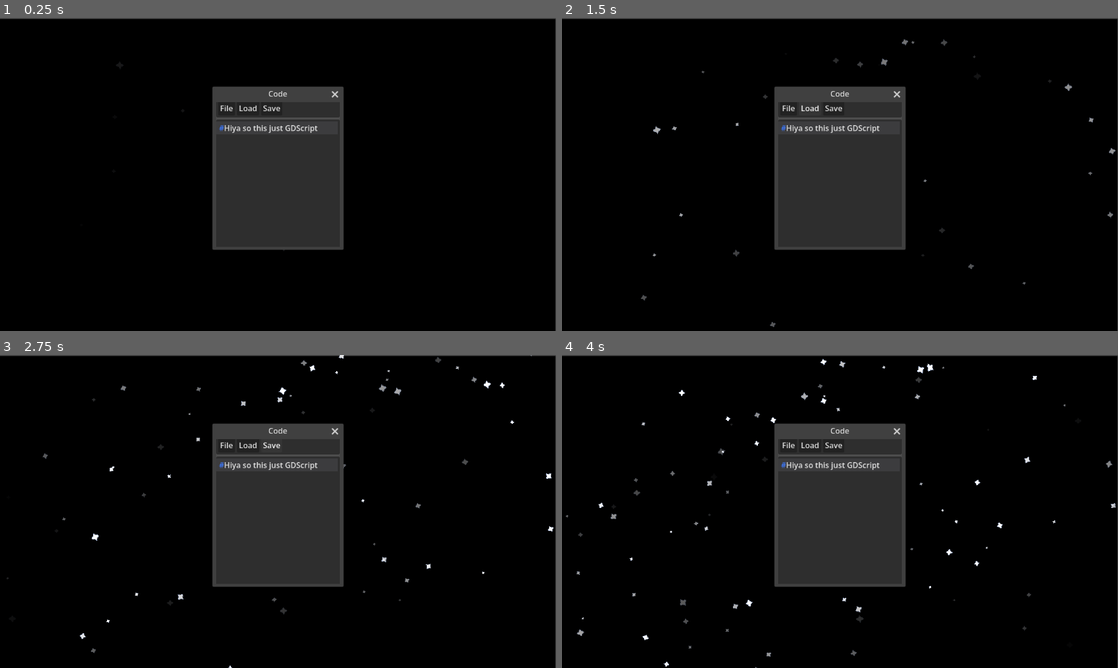
Above: before the commit, frames 1-4 (two rows, left to right).
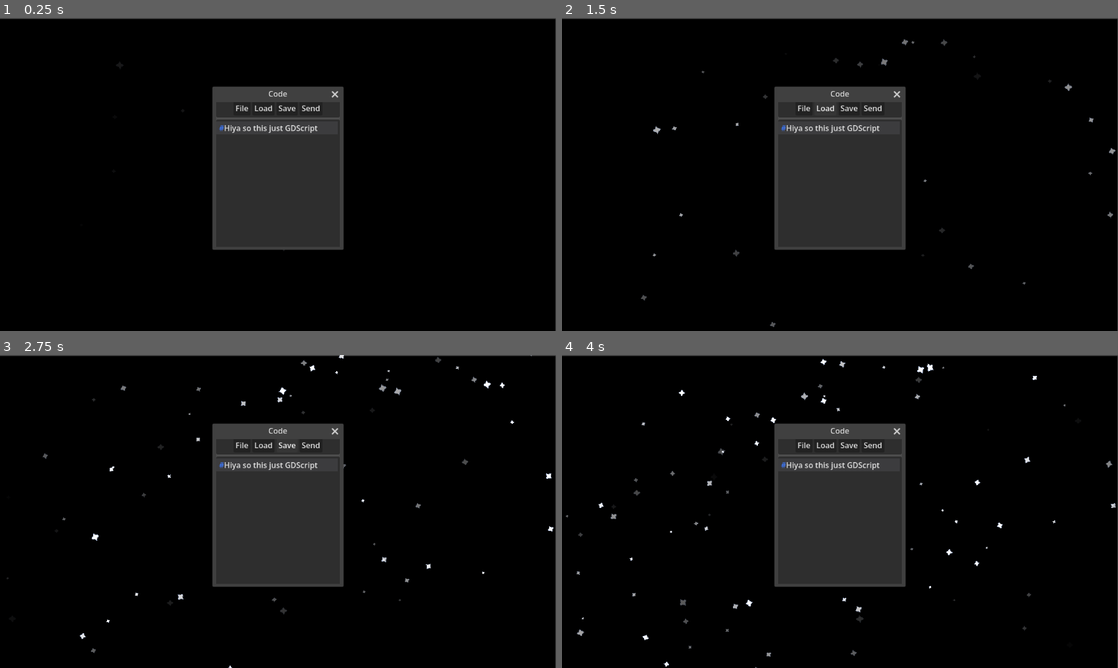
Above: after the commit, the same moments.

Repository: Yaszu-Mage/Voidbound
Game: Godot game, scene res://scenes/ui.tscn
Two runs of this game, one before a commit and one after it. Both use one fixed random seed, a clock stepped at 60 frames per second and the inputs below. The project has no main scene, so this scene is started directly.
Inputs (mouse positions are in pixels of both pictures, inside the frame that each line leads up to):
- Up to frame 1 (0.25 s): no input
- Up to frame 2 (1.5 s): click "File" at 0.5 s; click "Load" at 1.25 s
- Up to frame 3 (2.75 s): click "Save" at 2 s
- Up to frame 4 (4 s): click (873, 445) at 2.75 s, where only the run after the commit has a clickable "Send"; tap Enter (ui_accept) at 3.5, 3.77 s; move the mouse to (962, 495) at 3.52 s; hold D (right) from 3.53 s (still down); tap Alt at 3.6 s; click (962, 495) at 3.67 s

The runs differ from the first frame. In frame 1, 0.2% of the frame differs, in the area x 39-58%, y 27-30%; in frame 2, 0.2%; in frame 3, 0.2%; in frame 4, 0.2%.

Commit message:
Continued code sandboxing + Started to fix up UI for code sending

Diff:
--- a/client/godotandwater/scenes/ui.tscn
+++ b/client/godotandwater/scenes/ui.tscn
@@ -23,6 +23,18 @@
 [sub_resource type="Gradient" id="Gradient_ryagu"]
 offsets = PackedFloat32Array(0, 0.42578125, 0.64453125, 1)
 colors = PackedColorArray(1, 1, 1, 0, 1, 1, 1, 1, 1, 1, 1, 1, 0, 0, 0, 0)
+
+[sub_resource type="StyleBoxFlat" id="StyleBoxFlat_ryagu"]
+bg_color = Color(0.37254903, 0, 0.46666667, 0.40784314)
+border_width_left = 4
+border_width_top = 4
+border_width_right = 4
+border_width_bottom = 4
+border_color = Color(0, 0, 0, 1)
+corner_radius_top_left = 4
+corner_radius_top_right = 4
+corner_radius_bottom_right = 4
+corner_radius_bottom_left = 4
 
 [node name="UI" type="Control" unique_id=464524579]
 layout_mode = 3
@@ -70,20 +82,27 @@
 theme_override_constants/margin_right = 4
 theme_override_constants/margin_bottom = 4
 
-[node name="HBoxContainer" type="HBoxContainer" parent="Window/Control/Codebox/Panel/MarginContainer" unique_id=1368516572]
-layout_mode = 2
-
-[node name="file" type="Button" parent="Window/Control/Codebox/Panel/MarginContainer/HBoxContainer" unique_id=2126017840]
+[node name="CenterContainer" type="CenterContainer" parent="Window/Control/Codebox/Panel/MarginContainer" unique_id=1456555549]
+layout_mode = 2
+
+[node name="HBoxContainer" type="HBoxContainer" parent="Window/Control/Codebox/Panel/MarginContainer/CenterContainer" unique_id=1368516572]
+layout_mode = 2
+
+[node name="file" type="Button" parent="Window/Control/Codebox/Panel/MarginContainer/CenterContainer/HBoxContainer" unique_id=2126017840]
 layout_mode = 2
 text = "File"
 
-[node name="load" type="Button" parent="Window/Control/Codebox/Panel/MarginContainer/HBoxContainer" unique_id=551617122]
+[node name="load" type="Button" parent="Window/Control/Codebox/Panel/MarginContainer/CenterContainer/HBoxContainer" unique_id=551617122]
 layout_mode = 2
 text = "Load"
 
-[node name="save" type="Button" parent="Window/Control/Codebox/Panel/MarginContainer/HBoxContainer" unique_id=1783139400]
+[node name="save" type="Button" parent="Window/Control/Codebox/Panel/MarginContainer/CenterContainer/HBoxContainer" unique_id=1783139400]
 layout_mode = 2
 text = "Save"
+
+[node name="Button" type="Button" parent="Window/Control/Codebox/Panel/MarginContainer/CenterContainer/HBoxContainer" unique_id=701851062]
+layout_mode = 2
+text = "Send"
 
 [node name="CodeEdit" type="CodeEdit" parent="Window/Control/Codebox" unique_id=1576846372]
 custom_minimum_size = Vector2(256, 270)
@@ -225,3 +244,10 @@
 handle_input_locally = false
 size = Vector2i(1152, 648)
 render_target_update_mode = 0
+
+[node name="Notification" type="PanelContainer" parent="." unique_id=1815725636]
+visible = false
+layout_mode = 1
+offset_right = 341.0
+offset_bottom = 84.0
+theme_override_styles/panel = SubResource("StyleBoxFlat_ryagu")
Not shown, changed: server/.gradle/9.6.0/executionHistory/executionHistory.lock
Not shown, changed: server/.gradle/9.6.0/fileHashes/fileHashes.lock
Not shown, changed: server/.gradle/buildOutputCleanup/buildOutputCleanup.lock
Not shown, changed: server/.gradle/file-system.probe
Not shown, added: server/build/classes/java/main/org/starSlayer/sandbox$1.class
Not shown, added: server/build/classes/java/main/org/starSlayer/sandbox.class
Not shown, changed: server/build/classes/java/main/org/starSlayer/webSocketServer$MessageType.class
Not shown, changed: server/build/classes/java/main/org/starSlayer/webSocketServer.class
Not shown, added: server/build/tmp/compileJava/compileTransaction/stash-dir/Main.class.uniqueId3
Not shown, removed: server/build/tmp/compileJava/compileTransaction/stash-dir/Player.class.uniqueId0
Not shown, added: server/build/tmp/compileJava/compileTransaction/stash-dir/sandboxe$1.class.uniqueId1
Not shown, added: server/build/tmp/compileJava/compileTransaction/stash-dir/sandboxe.class.uniqueId0
(and 4 more such lines)
